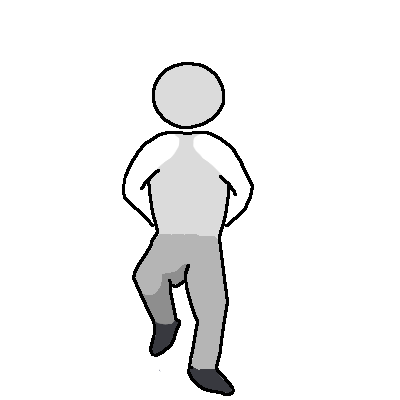
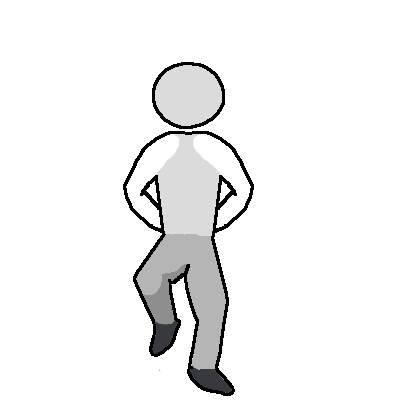
Two versions of the same layered image (400 × 400). Layer-by-layer changes:
painted on "stroke" over (122, 131, 233, 293)
painted on "arm" over (125, 143, 232, 230)
removed layer "chest" over (147, 134, 229, 206)
painted on "foreleg" over (134, 234, 226, 293)
painted on "torso" over (147, 134, 229, 266)
